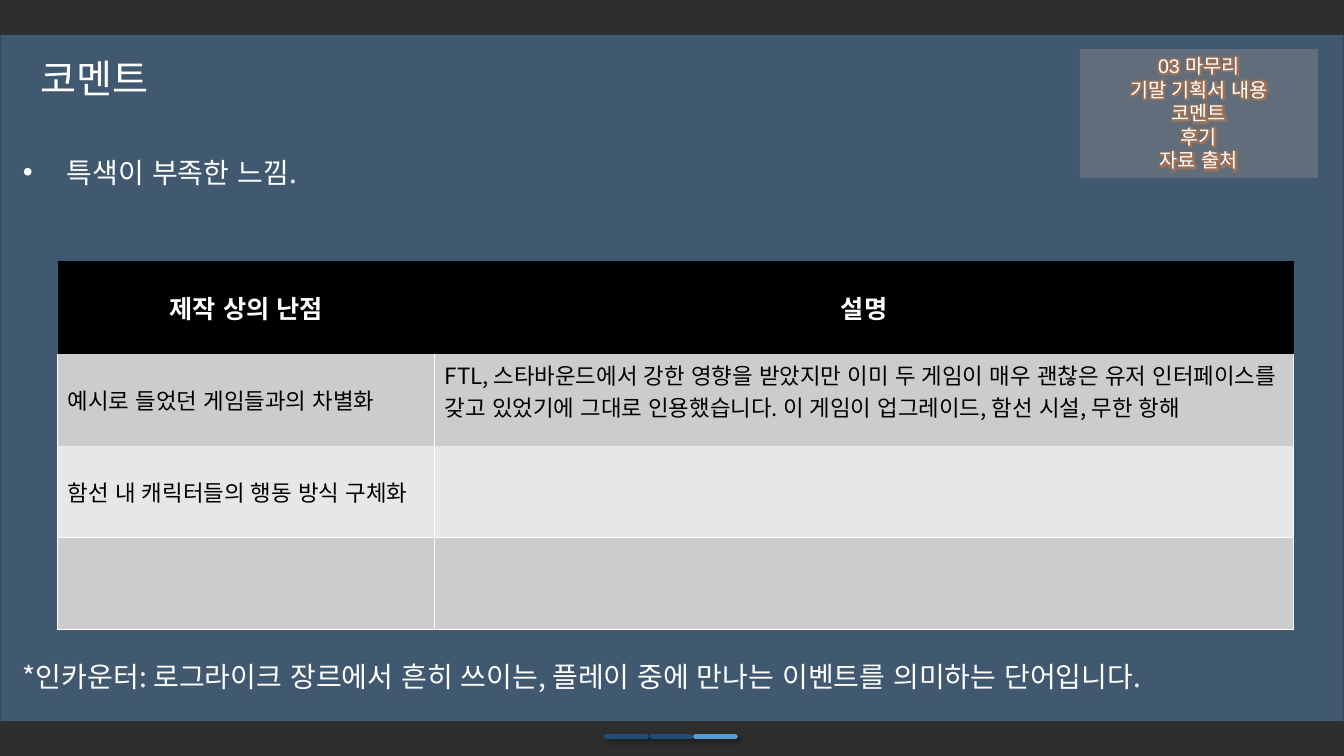
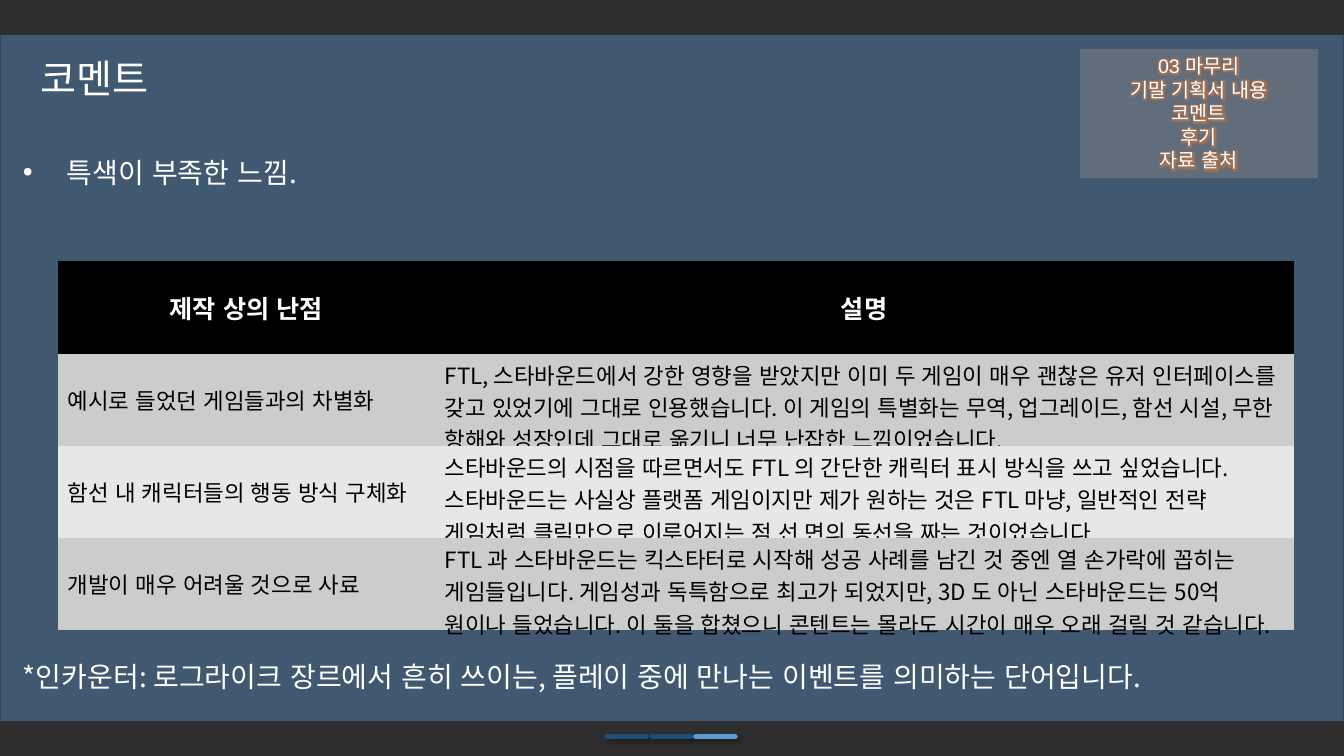
Before and after one commit to iconstudio/2017-Platformer, a slide deck: slide 20 of slides/Cosmos_20171105.pptx (slide 16 before the commit). Drawn at 1344x756 pixels with LibreOffice and Linux fonts; fonts in the diff are those of the drawing; background and template pictures are left out; a plain dark background stands for a picture behind light text. Boxes give left, top, right and bottom in pixels: in the first picture for what was removed or moved away, otherwise in the second. Text is boxed around its words. In the diff, an @@ line names an element or a change of style, - is before the commit and + after.

Commit message:
Modified.

```diff
--- a/slides/Cosmos_20171105.pptx
+++ b/slides/Cosmos_20171105.pptx
@@ table at (57, 261, 1294, 642) @@
-row 2, column 2: FTL, 스타바운드에서 강한 영향을 받았지만 이미 두 게임이 매우 괜찮은 유저 인터페이스를 갖고 있었기에 그대로 인용했습니다. 이 게임이 업그레이드, 함선 시설, 무한 항해
+row 2, column 2: FTL, 스타바운드에서 강한 영향을 받았지만 이미 두 게임이 매우 괜찮은 유저 인터페이스를 갖고 있었기에 그대로 인용했습니다. 이 게임의 특별화는 무역, 업그레이드, 함선 시설, 무한 항해와 성장인데 그대로 옮기니 너무 난잡한 느낌이었습니다.
-row 3, column 2: 
+row 3, column 2: 스타바운드의 시점을 따르면서도 FTL 의 간단한 캐릭터 표시 방식을 쓰고 싶었습니다. 스타바운드는 사실상 플랫폼 게임이지만 제가 원하는 것은 FTL 마냥, 일반적인 전략 게임처럼 클릭만으로 이루어지는 점 선 면의 동선을 짜는 것이었습니다.
-row 4, column 1: 
+row 4, column 1: 개발이 매우 어려울 것으로 사료
-row 4, column 2: 
+row 4, column 2: FTL 과 스타바운드는 킥스타터로 시작해 성공 사례를 남긴 것 중엔 열 손가락에 꼽히는 게임들입니다. 게임성과 독특함으로 최고가 되었지만, 3D 도 아닌 스타바운드는 50억 원이나 들었습니다. 이 둘을 합쳤으니 콘텐트는 몰라도 시간이 매우 오래 걸릴 것 같습니다.
@@ borders changed @@
```
Also in this commit, not shown: 4 other slides changed, 4 slides added.
